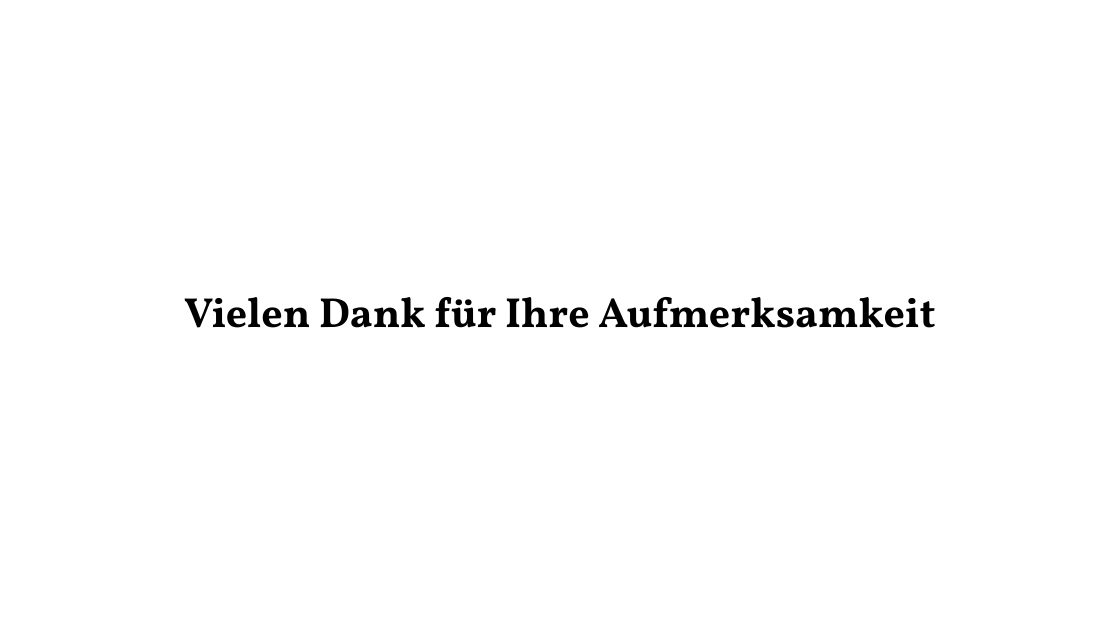
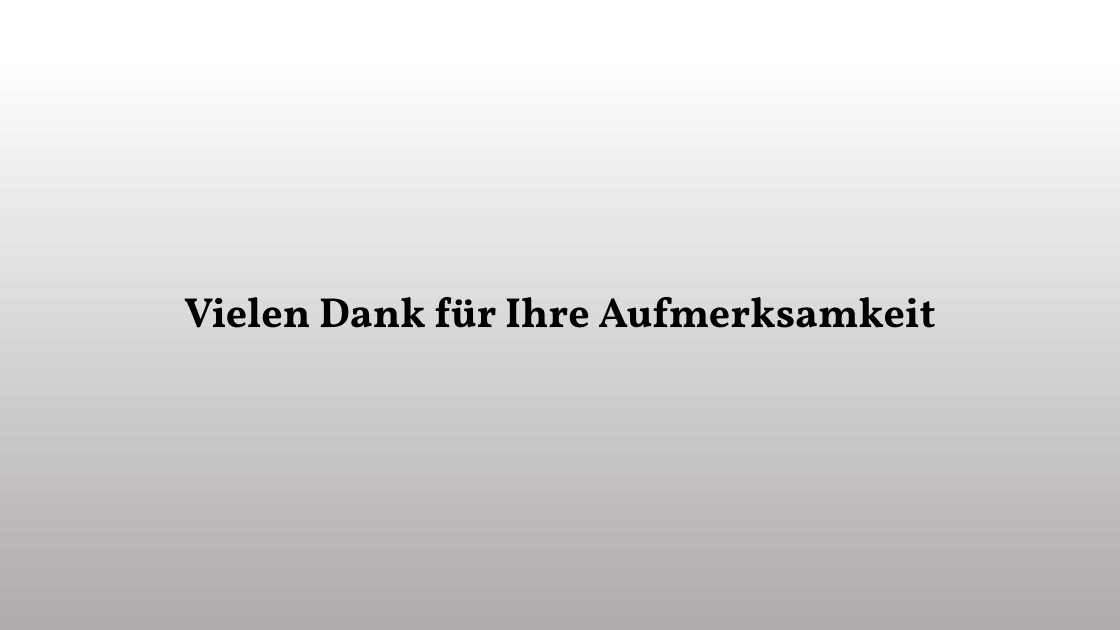
Before and after one commit to zsciaj/BBC-Java-Boomberman, a slide deck: slide 10 of Boomberman/doku/Präsentation_Bomberman_Joey_Nico.pptx (slide 8 before the commit). Drawn at 1120x630 pixels with LibreOffice and Linux fonts; fonts in the diff are those of the drawing. Boxes give left, top, right and bottom in pixels: in the first picture for what was removed or moved away, otherwise in the second. Text is boxed around its words. In the diff, an @@ line names an element or a change of style, - is before the commit and + after.

```diff
--- a/Boomberman/doku/Präsentation_Bomberman_Joey_Nico.pptx
+++ b/Boomberman/doku/Präsentation_Bomberman_Joey_Nico.pptx
@@ background #FFFFFF to gradient #FFFFFF to #AFABAB @@
```
Also in this commit, not shown: 5 other slides changed, 4 slides added, 2 slides removed.
